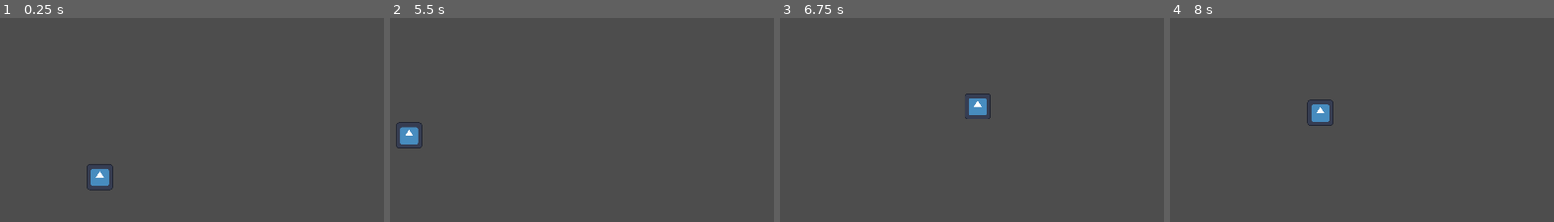
Above: before the commit, frames 1-4 (left to right).
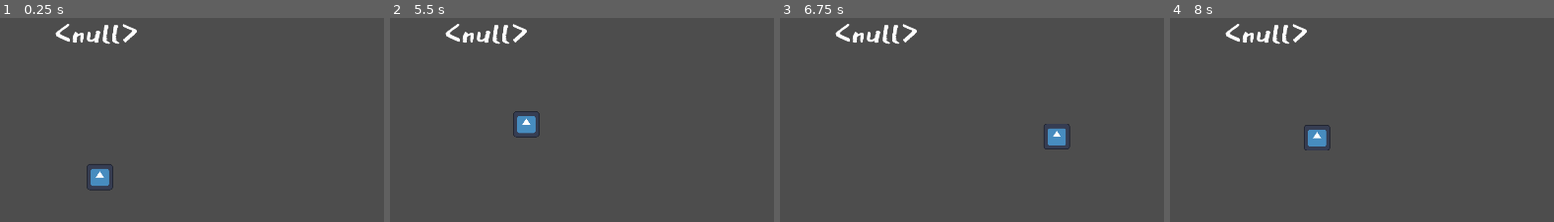
Above: after the commit, the same moments.

Repository: Relapson/Point-N-Click
Game: Godot game, scene res://scene_2.tscn
The game is run twice, just before and just after one commit, with the same random seed, the same clock (stepped at 60 frames per second) and the same inputs. This scene is started directly instead of the project's main scene. The engine's default icon, where the game draws it, is replaced by a stand-in: a white triangle on a blue panel in a dark square.
Inputs (mouse positions are in pixels of both pictures, inside the frame that each line leads up to):
- Up to frame 1 (0.25 s): no input
- Up to frame 2 (5.5 s): tap Enter at 0.5 s; move the mouse to (701, 162) at 0.52 s; click (701, 162) at 0.6 s; move the mouse to (outside the picture) at 1.27 s; right-click (outside the picture) at 1.35 s; click (outside the picture) at 1.42 s; move the mouse to (574, 20) at 2.02 s; click (574, 20) at 2.1 s; tap Space at 2.75 s; move the mouse to (459, 205) at 2.77 s; right-click (459, 205) at 2.85 s; click (459, 205) at 2.92 s; move the mouse to (731, 183) at 3.52 s; click (731, 183) at 3.6 s; move the mouse to (outside the picture) at 4.27 s; right-click (outside the picture) at 4.35 s; click (outside the picture) at 4.42 s; move the mouse to (535, 117) at 5.02 s; click (535, 117) at 5.1 s
- Up to frame 3 (6.75 s): move the mouse to (1125, 81) at 5.77 s; right-click (1125, 81) at 5.85 s; click (1125, 81) at 5.92 s; move the mouse to (1060, 95) at 6.52 s; click (1060, 95) at 6.6 s
- Up to frame 4 (8 s): move the mouse to (outside the picture) at 7.27 s; right-click (outside the picture) at 7.35 s; click (outside the picture) at 7.42 s

The runs differ from the first frame. In frame 1, 0.7% of the frame differs, in the area x 14-36%, y 2-13%; in frame 2, 1.8%, in the area x 1-39%, y 2-64%; in frame 3, 1.7%; in frame 4, 1.8%.
Error after the commit: Invalid type in function 'set_text' in base 'Label'. Cannot convert argument 1 from Nil to String. (res://Control/leave_area_hotspot.gd:11)

Commit message:
hotspots mit signalen versehen

Diff:
--- a/Control/leave_area_hotspot.gd
+++ b/Control/leave_area_hotspot.gd
@@ -1,9 +1,10 @@
 extends Area2D
 
 @export_file var next_room # ERROR: nicht die packed scene, sondern den pfad dazu referenzieren
+@export var exit_position: Vector2
 #@export var room_name: String = "" optional vielleicht
 var showing = false
-var clicked_on = false
+var body_in_area = false
 # area left variable einführen, damit spieler durch die selbe stelle den bereich verlassen/betreten kann
 
 func _ready():
@@ -13,18 +14,21 @@
 func _on_input_event(_viewport, event, _shape_idx):
 	# check for doubleclick for instant scene transition
 	if event is InputEventMouseButton:
-		if event.double_click:
-			clicked_on = false
+		if event.get_button_index() == 1 and body_in_area:
+			body_in_area = false
 			RoomLoader.goto_scene(next_room)
 			return
-		clicked_on = true
+		if event.double_click:
+			RoomLoader.goto_scene(next_room)
+			return
 
 # zusätzlich prüfen ob bereich geklickt wurde
 func _on_player_body_entered(body):
-	if clicked_on:
-		clicked_on = false
-		RoomLoader.goto_scene(next_room)
-		return
+	if body.name == "Player":
+		body_in_area = true
+		print(body_in_area)
 
-func set_clicked_on(click):
-	clicked_on = click
+func _on_player_body_exited(body):
+	if body.name == "Player":
+		body_in_area = false
+		print(body_in_area)
--- a/Control/leave_area_hotspot.tscn
+++ b/Control/leave_area_hotspot.tscn
@@ -20,4 +20,5 @@
 text = "Lorem"
 
 [connection signal="body_entered" from="." to="." method="_on_player_body_entered"]
+[connection signal="body_exited" from="." to="." method="_on_player_body_exited"]
 [connection signal="input_event" from="." to="." method="_on_input_event"]
--- a/main.tscn
+++ b/main.tscn
@@ -1,8 +1,8 @@
 [gd_scene load_steps=6 format=3 uid="uid://cj4j0saa5edb7"]
 
 [ext_resource type="PackedScene" uid="uid://b38h7cepxykak" path="res://Characters/Player.tscn" id="1_ge7eo"]
-[ext_resource type="Script" path="res://Control/leave_area_hotspot.gd" id="2_8e1dm"]
 [ext_resource type="FontFile" uid="uid://oqud717w80kb" path="res://Assets/Fonts/EastSeaDokdo-Regular.ttf" id="4_0ibop"]
+[ext_resource type="PackedScene" uid="uid://bjng1m2u6rpc2" path="res://Control/leave_area_hotspot.tscn" id="4_7qghl"]
 [ext_resource type="Script" path="res://Control/ClickableArea.gd" id="5_efs5a"]
 
 [sub_resource type="NavigationPolygon" id="NavigationPolygon_0s3fd"]
@@ -18,42 +18,6 @@
 [node name="Player" parent="." instance=ExtResource("1_ge7eo")]
 position = Vector2(746, 584)
 scale = Vector2(0.5, 0.5)
-
-[node name="LeaveAreaHotspot" type="Area2D" parent="."]
-position = Vector2(-510, -292)
-script = ExtResource("2_8e1dm")
-next_room = "res://scene_2.tscn"
-metadata/_edit_group_ = true
-
-[node name="CollisionPolygon2D" type="CollisionPolygon2D" parent="LeaveAreaHotspot"]
-polygon = PackedVector2Array(713, 515, 705, 849, 1164, 801, 1087, 509)
-
-[node name="RoomName" type="Label" parent="LeaveAreaHotspot"]
-offset_left = 822.0
-offset_top = 505.0
-offset_right = 995.0
-offset_bottom = 609.0
-theme_override_fonts/font = ExtResource("4_0ibop")
-theme_override_font_sizes/font_size = 100
-text = "Lorem"
-
-[node name="LeaveAreaHotspot2" type="Area2D" parent="."]
-position = Vector2(568, -394)
-script = ExtResource("2_8e1dm")
-next_room = "res://scene_3.tscn"
-metadata/_edit_group_ = true
-
-[node name="CollisionPolygon2D" type="CollisionPolygon2D" parent="LeaveAreaHotspot2"]
-polygon = PackedVector2Array(771, 589, 647, 843, 1164, 801, 1071, 587, 916, 485)
-
-[node name="RoomName" type="Label" parent="LeaveAreaHotspot2"]
-offset_left = 822.0
-offset_top = 505.0
-offset_right = 995.0
-offset_bottom = 609.0
-theme_override_fonts/font = ExtResource("4_0ibop")
-theme_override_font_sizes/font_size = 100
-text = "Lorem"
 
 [node name="ClickableArea" type="Area2D" parent="."]
 position = Vector2(1545, 449)
@@ -73,9 +37,22 @@
 theme_override_font_sizes/font_size = 50
 text = "Lorem Ipsum"
 
-[connection signal="body_entered" from="LeaveAreaHotspot" to="LeaveAreaHotspot" method="_on_player_body_entered" flags=18]
-[connection signal="input_event" from="LeaveAreaHotspot" to="LeaveAreaHotspot" method="_on_input_event" flags=18]
-[connection signal="body_entered" from="LeaveAreaHotspot2" to="LeaveAreaHotspot2" method="_on_player_body_entered" flags=18]
-[connection signal="input_event" from="LeaveAreaHotspot2" to="LeaveAreaHotspot2" method="_on_input_event" flags=18]
+[node name="LeaveAreaHotspot" parent="." instance=ExtResource("4_7qghl")]
+position = Vector2(563, -375)
+next_room = "res://scene_2.tscn"
+
+[node name="CollisionPolygon2D" parent="LeaveAreaHotspot" index="0"]
+polygon = PackedVector2Array(798, 657, 690, 781, 1164, 801, 1106, 502)
+
+[node name="LeaveAreaHotspot2" parent="." instance=ExtResource("4_7qghl")]
+position = Vector2(-492, -233)
+next_room = "res://scene_3.tscn"
+
+[node name="CollisionPolygon2D" parent="LeaveAreaHotspot2" index="0"]
+polygon = PackedVector2Array(676, 366, 690, 781, 1128, 675, 991, 495)
+
 [connection signal="mouse_entered" from="ClickableArea" to="ClickableArea" method="_on_mouse_entered" flags=18]
 [connection signal="mouse_exited" from="ClickableArea" to="ClickableArea" method="_on_mouse_exited" flags=18]
+
+[editable path="LeaveAreaHotspot"]
+[editable path="LeaveAreaHotspot2"]
--- a/scene_2.tscn
+++ b/scene_2.tscn
@@ -3,7 +3,7 @@
 [ext_resource type="PackedScene" uid="uid://b38h7cepxykak" path="res://Characters/Player.tscn" id="1_twlcm"]
 [ext_resource type="Script" path="res://Control/ClickableArea.gd" id="2_da2sr"]
 [ext_resource type="FontFile" uid="uid://oqud717w80kb" path="res://Assets/Fonts/EastSeaDokdo-Regular.ttf" id="3_2qtwx"]
-[ext_resource type="Script" path="res://Control/leave_area_hotspot.gd" id="4_lydxb"]
+[ext_resource type="PackedScene" uid="uid://bjng1m2u6rpc2" path="res://Control/leave_area_hotspot.tscn" id="4_tvvqn"]
 
 [sub_resource type="NavigationPolygon" id="NavigationPolygon_eb2dj"]
 vertices = PackedVector2Array(244, 628, 919, 498, 1749, 658, 1813, 847, 718, 941, 240, 786)
@@ -37,25 +37,13 @@
 theme_override_font_sizes/font_size = 50
 text = "Lorem Ipsum"
 
-[node name="LeaveAreaHotspot" type="Area2D" parent="."]
-position = Vector2(-10, -225)
-script = ExtResource("4_lydxb")
-next_room = "res://main.tscn"
-metadata/_edit_group_ = true
+[node name="LeaveAreaHotspot" parent="." instance=ExtResource("4_tvvqn")]
+position = Vector2(9, -220)
 
-[node name="CollisionPolygon2D" type="CollisionPolygon2D" parent="LeaveAreaHotspot"]
-polygon = PackedVector2Array(810, 349, 690, 781, 1166, 771, 1082, 623)
-
-[node name="RoomName" type="Label" parent="LeaveAreaHotspot"]
-offset_left = 822.0
-offset_top = 505.0
-offset_right = 995.0
-offset_bottom = 609.0
-theme_override_fonts/font = ExtResource("3_2qtwx")
-theme_override_font_sizes/font_size = 100
-text = "Lorem"
+[node name="CollisionPolygon2D" parent="LeaveAreaHotspot" index="0"]
+polygon = PackedVector2Array(811, 492, 683, 750, 1145, 768, 990, 480)
 
 [connection signal="mouse_entered" from="ClickableArea" to="ClickableArea" method="_on_mouse_entered" flags=18]
 [connection signal="mouse_exited" from="ClickableArea" to="ClickableArea" method="_on_mouse_exited" flags=18]
-[connection signal="body_entered" from="LeaveAreaHotspot" to="LeaveAreaHotspot" method="_on_player_body_entered" flags=18]
-[connection signal="input_event" from="LeaveAreaHotspot" to="LeaveAreaHotspot" method="_on_input_event" flags=18]
+
+[editable path="LeaveAreaHotspot"]
